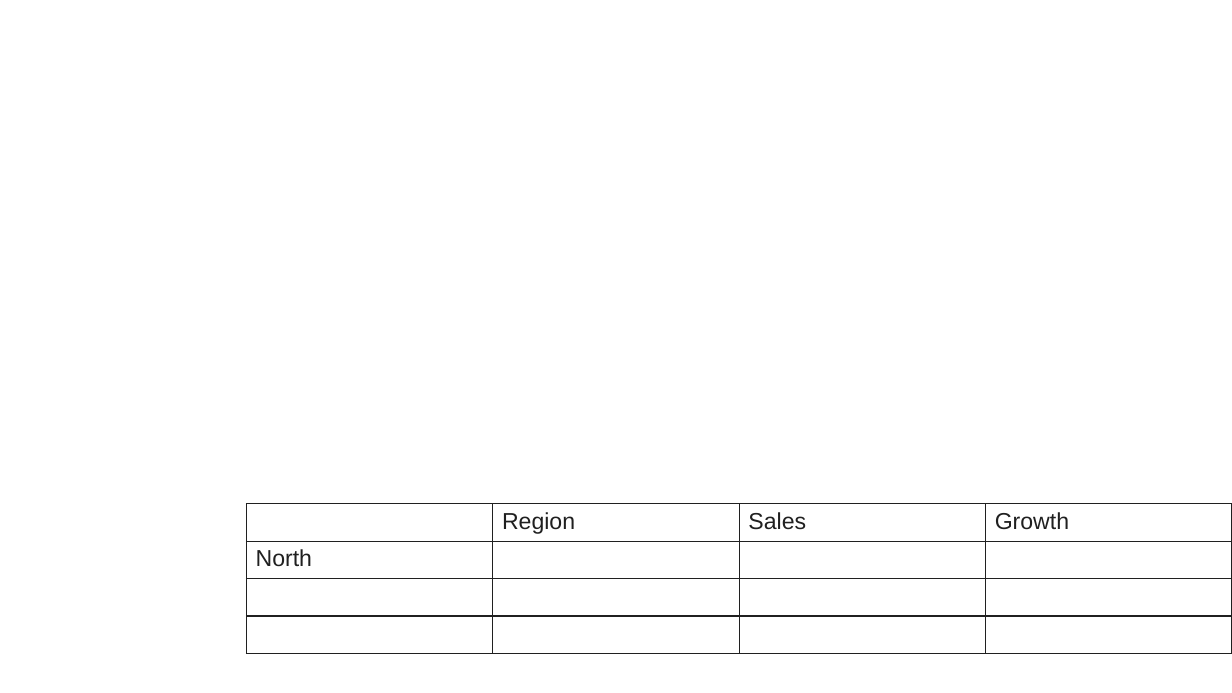
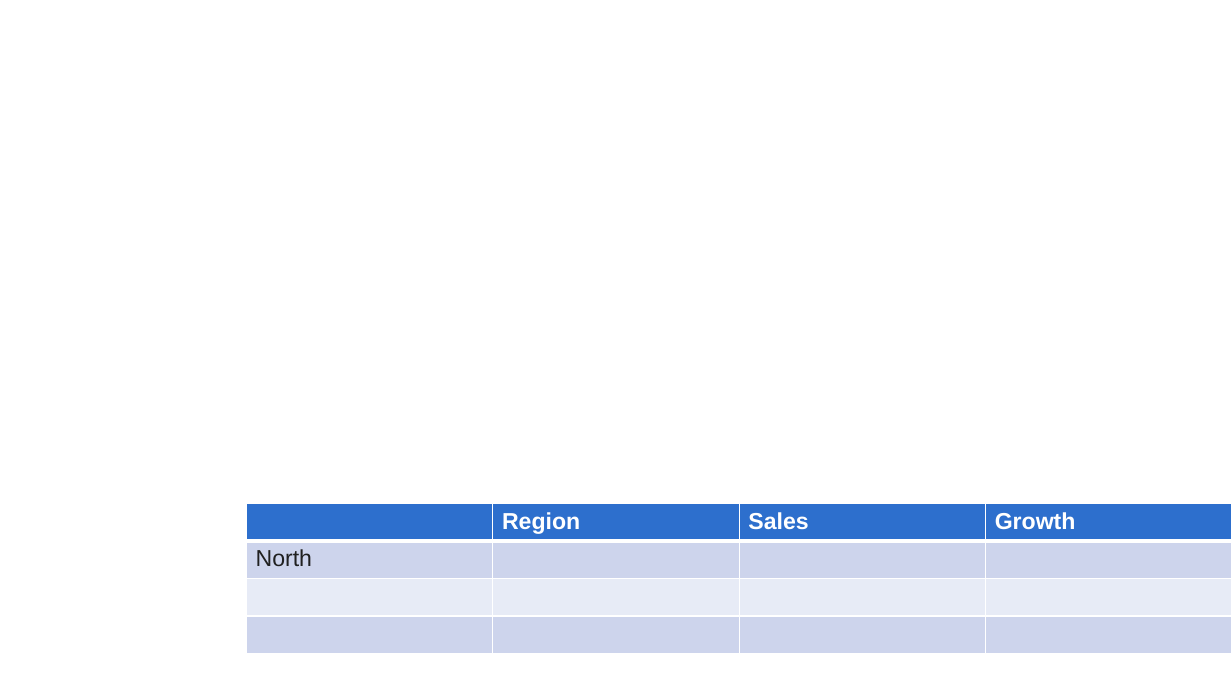
Before and after one commit to Rickvu309/AirDesign, a slide deck: slide 1 of scripts/pptx-fixtures/table-columns.pptx. Drawn at 1232x693 pixels with LibreOffice and Linux fonts; fonts in the diff are those of the drawing. Boxes give left, top, right and bottom in pixels: in the first picture for what was removed or moved away, otherwise in the second. Text is boxed around its words. In the diff, an @@ line names an element or a change of style, - is before the commit and + after.

Commit message:
Give a new table PowerPoint's default table style
A new table now names the deck's default table style, or PowerPoint's own
default, Medium Style 2 - Accent 1, when the deck defines none. A deck
without ppt/tableStyles.xml gets the part, its content type and its
presentation relationship; a deck that names a default but does not define
it gets the style appended. The definition is byte for byte the one
PowerPoint itself saves in twelve corpus decks, and a unit test compares it
with nasa-1d-cnn.pptx. A new table no longer draws its own black borders.

Imported tables and decks that already define their default keep every
byte. The table-styled case and the regenerated table-columns case put the
new parts in front of Microsoft's validator.

```diff
--- a/scripts/pptx-fixtures/table-columns.pptx
+++ b/scripts/pptx-fixtures/table-columns.pptx
@@ table at bbox=[247, 504, 1232, 653] @@
@@ fill none to #2D6FCD in 3 cells @@
@@ fill none to #CDD5ED in row 2, column 1 @@
@@ text colour #202020 to #FFFFFF, bold on in "Region", "Sales", "Growth" @@
@@ borders changed @@
```
Also in this commit, not shown: 16 other files.
